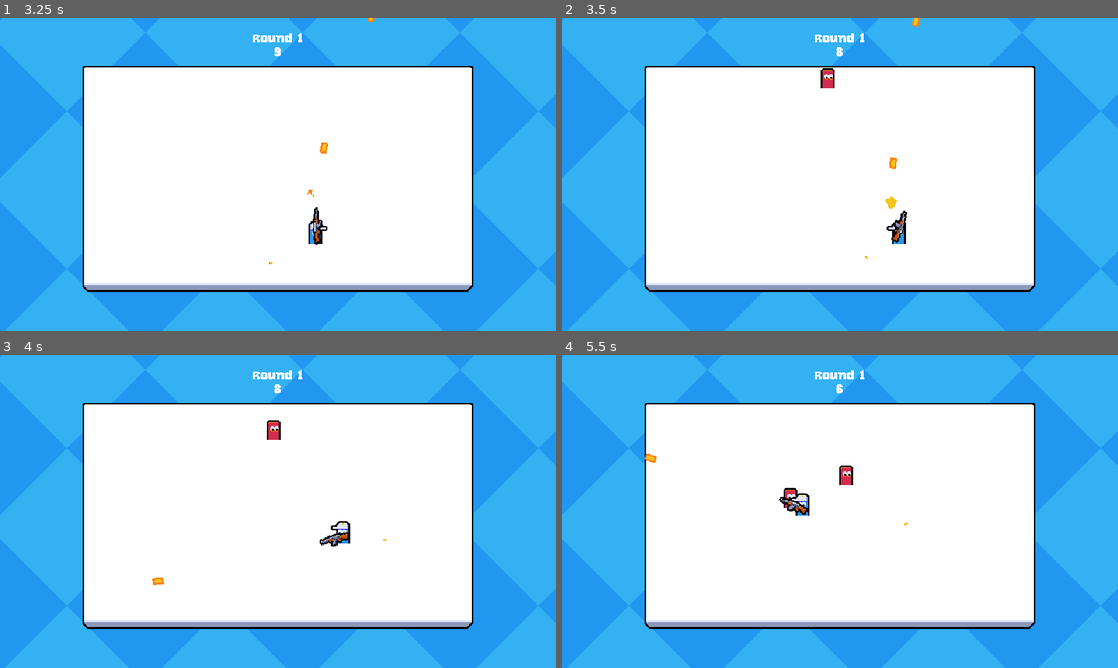
Above: before the commit, frames 1-4 (two rows, left to right).
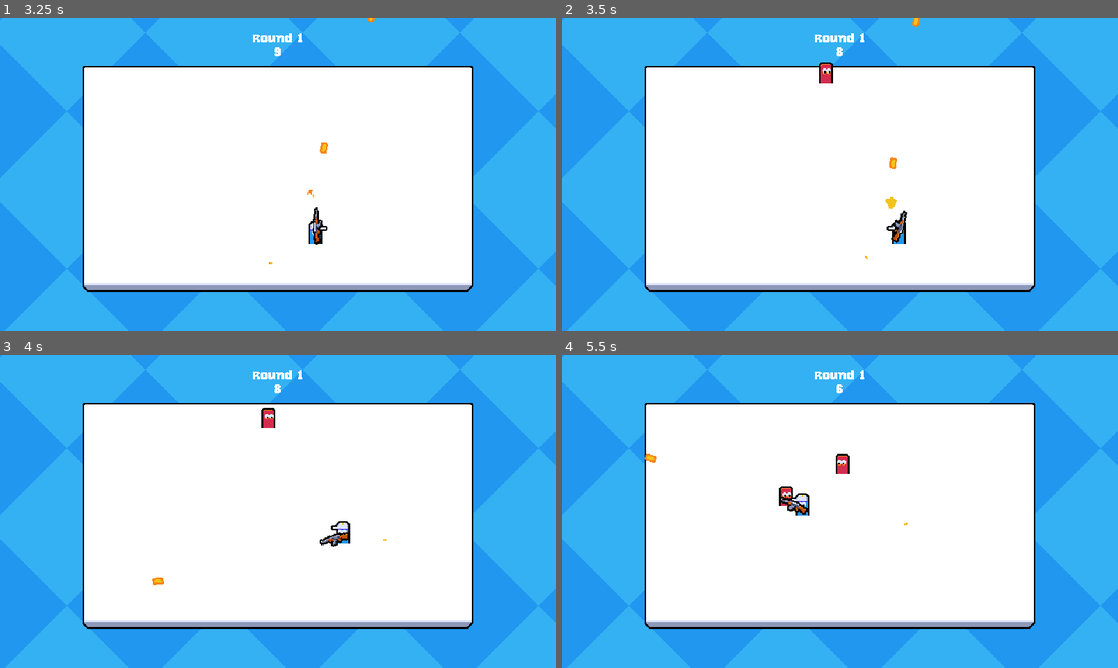
Above: after the commit, the same moments.

Repository: bartoszcholewa/2d-multiplayer-course
Game: Godot game, scene res://ui/main_menu/main_menu.tscn
Same seed, same stepped clock (60 frames per second), same inputs: the game is played once before the commit and once after it.
Inputs (mouse positions are in pixels of both pictures, inside the frame that each line leads up to):
- Up to frame 1 (3.25 s): tap Enter at 0.5 s; move the mouse to (400, 158) at 0.52 s; press the mouse at (400, 158) at 0.53 s; hold D (move_right) 0.53-1.25 s; release the mouse at (400, 158) at 1.25 s; click "Host" at 1.25 s; tap Space at 2 s; move the mouse to (166, 190) at 2.02 s; hold S (move_down) 2.03-2.78 s; click (166, 190) at 2.1 s; move the mouse to (333, 105) at 2.77 s; press the mouse at (333, 105) at 2.78 s; hold D (move_right) from 2.78 s (still down)
- Up to frame 2 (3.5 s): keep holding D (move_right)
- Up to frame 3 (4 s): move the mouse to (250, 574) at 3.52 s; release D (move_right) at 3.53 s; release the mouse at (250, 574) at 3.53 s; hold W (move_up) from 3.53 s (still down); click (250, 574) at 3.6 s
- Up to frame 4 (5.5 s): move the mouse to (1006, 558) at 4.27 s; release W (move_up) at 4.28 s; press the mouse at (1006, 558) at 4.28 s; hold A (move_left) from 4.28 s (still down); move the mouse to (673, 464) at 5.02 s; release the mouse at (673, 464) at 5.03 s; click (673, 464) at 5.1 s

Frame 1 is identical in both runs. In frame 2, 0.2% of the frame differs, in the area x 46-49%, y 14-23%; in frame 3, 0.3%; in frame 4, 0.4%, in the area x 39-53%, y 31-49%.

Commit message:
Lesson 37 - Improving Enemies

Diff:
--- a/entities/enemy/enemy.gd
+++ b/entities/enemy/enemy.gd
@@ -3,21 +3,43 @@
 
 @onready var target_acquisition_timer: Timer = $TargetAcquisitionTimer
 @onready var health_component: HealthComponent = $HealthComponent
+@onready var visuals: Node2D = $Visuals
 
 var target_position: Vector2
+var is_spawning: bool
 
 
 func _ready() -> void:
 	target_acquisition_timer.timeout.connect(_on_target_acqusition_timer_timeout)
+	play_spawn_animation()
+
 	if is_multiplayer_authority():
 		health_component.died.connect(_on_died)
 		acquire_target()
 
 
 func _process(_delta: float) -> void:
-	if is_multiplayer_authority():
+	if is_multiplayer_authority() and not is_spawning:
 		velocity = global_position.direction_to(target_position) * 40
 		move_and_slide()
+
+	if not is_spawning:
+		flip()
+
+func flip() -> void:
+	visuals.scale = Vector2.ONE if target_position.x > global_position.x\
+		else Vector2(-1, 1)
+
+func play_spawn_animation() -> void:
+	is_spawning = true
+	var tween: Tween = create_tween()
+	tween.tween_property(visuals, "scale", Vector2.ONE, 0.4)\
+		.from(Vector2.ZERO)\
+		.set_ease(Tween.EASE_OUT)\
+		.set_trans(Tween.TRANS_BACK)
+	tween.finished.connect(func () -> void:
+		is_spawning = false
+	)
 
 func acquire_target() -> void:
 	var players: Array[Node] = get_tree().get_nodes_in_group("player")
--- a/entities/enemy/enemy.tscn
+++ b/entities/enemy/enemy.tscn
@@ -10,18 +10,22 @@
 properties/0/path = NodePath(".:global_position")
 properties/0/spawn = true
 properties/0/replication_mode = 1
+properties/1/path = NodePath(".:target_position")
+properties/1/spawn = true
+properties/1/replication_mode = 2
 
 [sub_resource type="RectangleShape2D" id="RectangleShape2D_dt443"]
 size = Vector2(16, 24)
 
 [sub_resource type="CircleShape2D" id="CircleShape2D_ksmh7"]
-radius = 4.0
+radius = 5.0
 
 [sub_resource type="RectangleShape2D" id="RectangleShape2D_d50e0"]
 size = Vector2(10, 14)
 
 [node name="Enemy" type="CharacterBody2D"]
-collision_layer = 0
+collision_layer = 2
+collision_mask = 3
 motion_mode = 1
 script = ExtResource("1_im2q6")
 
@@ -42,13 +46,15 @@
 [node name="CollisionShape2D2" type="CollisionShape2D" parent="HurtboxComponent"]
 shape = SubResource("RectangleShape2D_dt443")
 
-[node name="Sprite2D" type="Sprite2D" parent="."]
+[node name="Visuals" type="Node2D" parent="."]
+
+[node name="Sprite2D" type="Sprite2D" parent="Visuals"]
 texture = ExtResource("1_ksmh7")
 centered = false
 offset = Vector2(-8, -23)
 
 [node name="CollisionShape2D" type="CollisionShape2D" parent="."]
-position = Vector2(0, -4)
+position = Vector2(0, -5)
 shape = SubResource("CircleShape2D_ksmh7")
 
 [node name="HitboxComponent" parent="." instance=ExtResource("5_4wwj3")]
--- a/managers/enemy_manager.gd
+++ b/managers/enemy_manager.gd
@@ -52,7 +52,11 @@
 
 @rpc("authority", "call_remote", "reliable")
 func _synchronize(data: Dictionary) -> void:
-	round_timer.wait_time = data["round_timer_time_left"]
+	var wait_time: float = data["round_timer_time_left"]
+
+	if wait_time > 0:
+		round_timer.wait_time = wait_time
+
 	if data["round_timer_is_running"]:
 		round_timer.start()
 	round_count = data["round_count"]
--- a/project.godot
+++ b/project.godot
@@ -96,6 +96,7 @@
 [layer_names]
 
 2d_physics/layer_1="Terrain"
+2d_physics/layer_2="EnemyCharacterBody"
 2d_physics/layer_3="Enemy"
 2d_physics/layer_9="Bullet"
 
